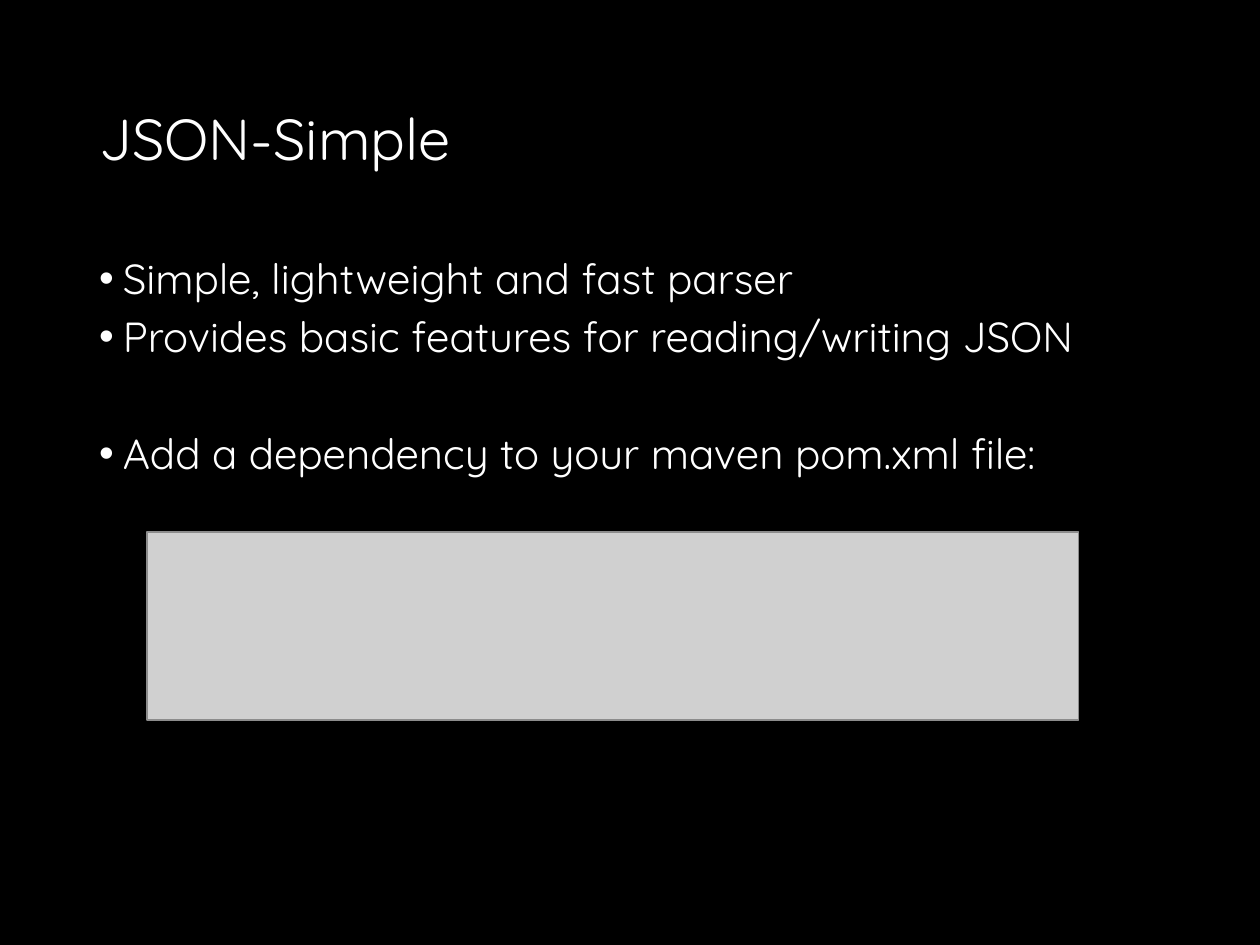
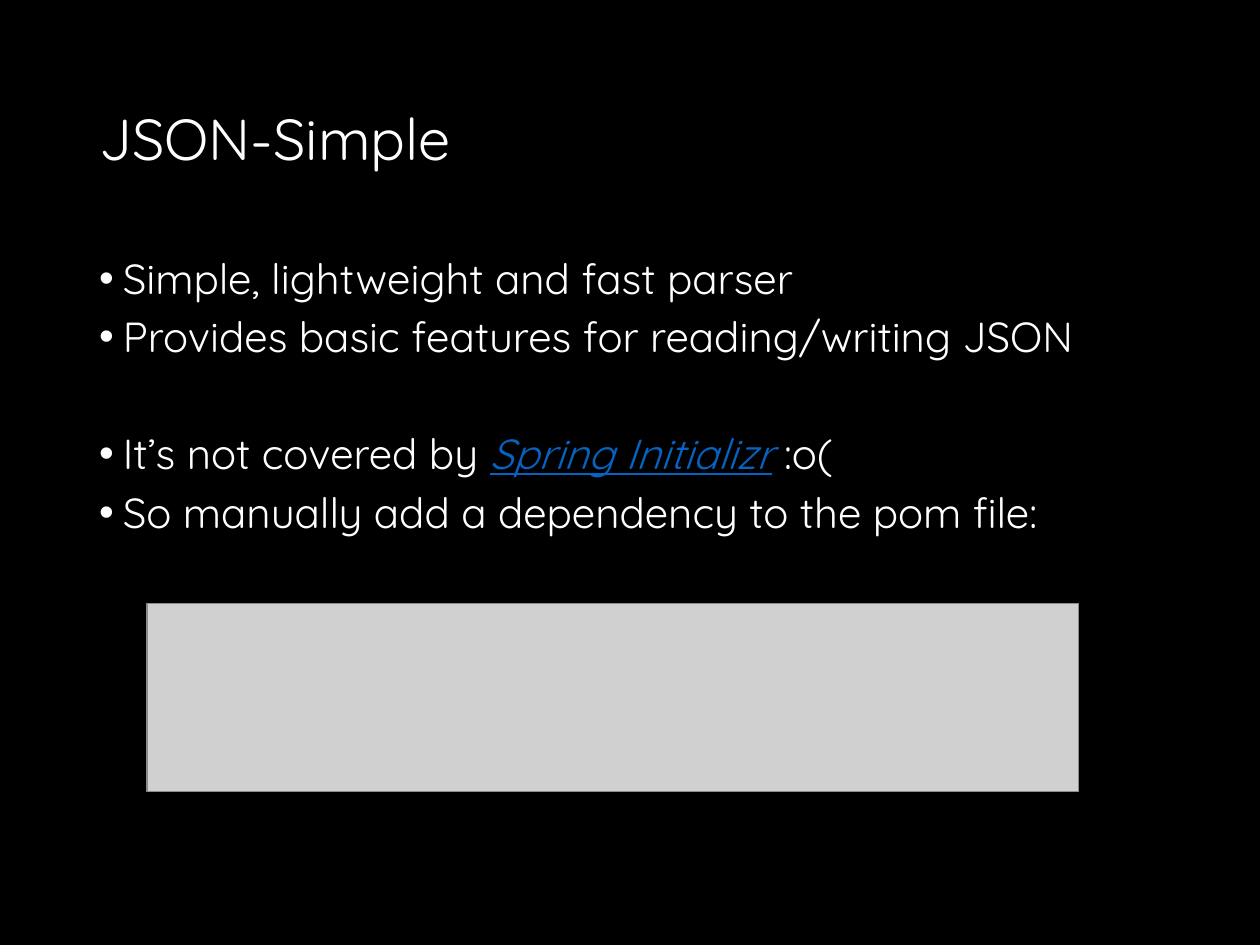
Before and after one commit to drslock/SPE2018, a slide deck: slide 10 of Lecture Slides/16 Spring JSON.pptx. Drawn at 1260x945 pixels with LibreOffice and Linux fonts; fonts in the diff are those of the drawing; grey boxes stand for pictures. Boxes give left, top, right and bottom in pixels: in the first picture for what was removed or moved away, otherwise in the second. Text is boxed around its words. In the diff, an @@ line names an element or a change of style, - is before the commit and + after.

```diff
--- a/Lecture Slides/16 Spring JSON.pptx
+++ b/Lecture Slides/16 Spring JSON.pptx
@@ text at bbox=[123, 438, 1037, 537]: text changed @@
-• Add a dependency to your maven pom.xml file:
+• It’s not covered by Spring Initializr :o(
+• So manually add a dependency to the pom file:
@@ picture: place and size @@
-picture at bbox=[147, 532, 1080, 719]
+picture at bbox=[147, 604, 1080, 791]
```
Also in this commit, not shown: 4 other slides changed, 2 slides added, 2 slides removed.
